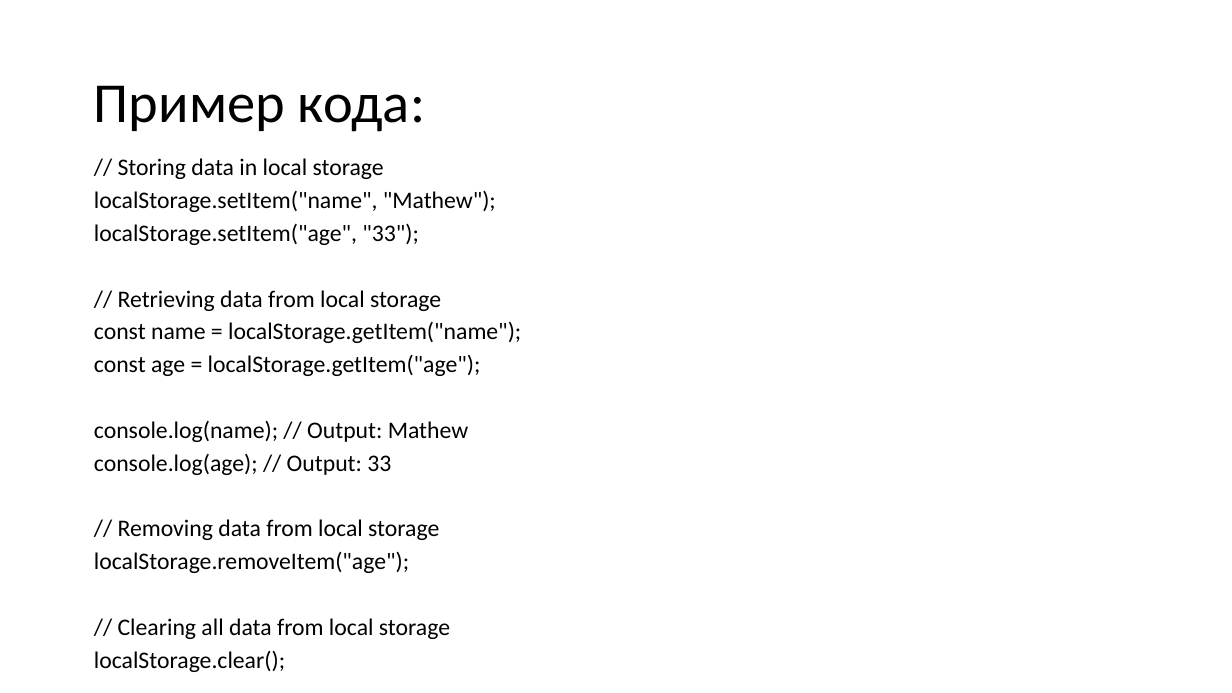
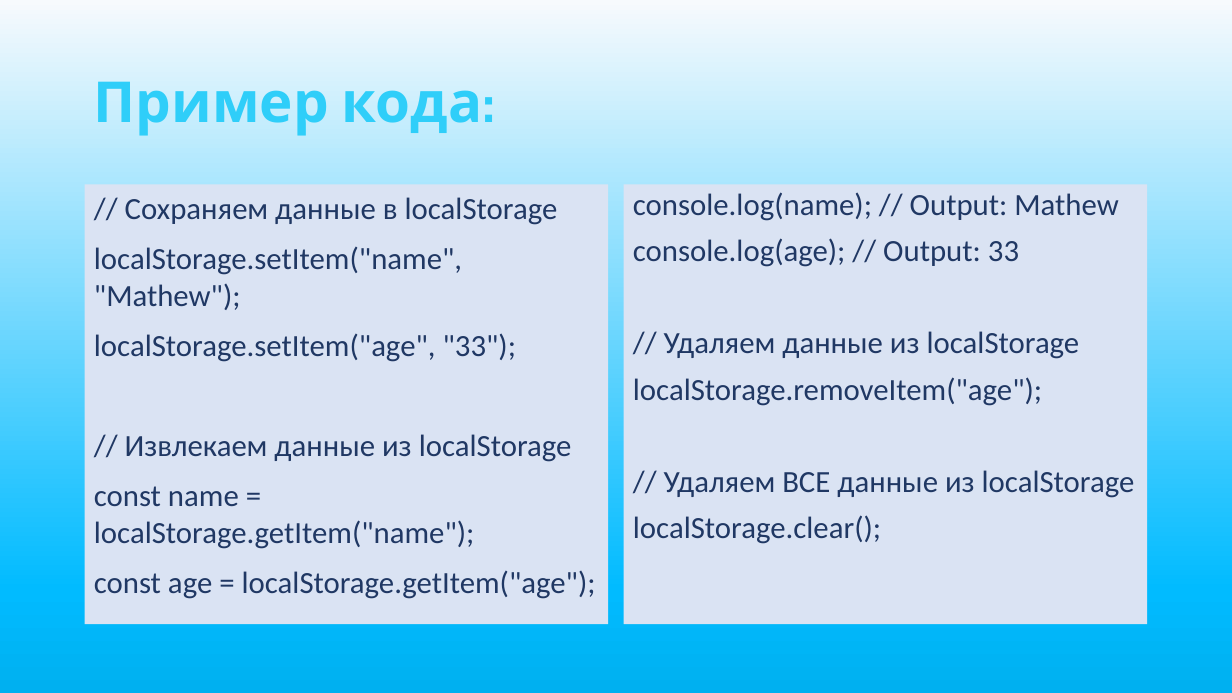
Before and after one commit to rrrrrrrrrrrrin/web-proj, a slide deck: slide 7 of web-proj.pptx. Drawn at 1232x693 pixels with LibreOffice and Linux fonts; fonts in the diff are those of the drawing. Boxes give left, top, right and bottom in pixels: in the first picture for what was removed or moved away, otherwise in the second. Text is boxed around its words. In the diff, an @@ line names an element or a change of style, - is before the commit and + after.

```diff
--- a/web-proj.pptx
+++ b/web-proj.pptx
@@ background #FFFFFF to gradient #F7FAFD to #01BBFF to #00B0F0 @@
@@ title "Пример кода:" at bbox=[94, 82, 496, 136]: font Calibri to Cabin, text colour #000000 to #2FCEF9, letter outline none to #7030A0 1.75 pt, bold on @@
@@ text "// Сохраняем данные в localStorage": place and size @@
-text "// Сохраняем данные в localStorage" at bbox=[94, 158, 521, 672]
+text "// Сохраняем данные в localStorage" at bbox=[85, 185, 609, 625]
@@ text "// Сохраняем данные в localStorage" at bbox=[85, 185, 609, 625]: fill none to #DAE3F3 @@
@@ text at bbox=[125, 197, 558, 225]: text changed; size 18.5 to 24.1 pt; text colour #000000 to #203864 @@
-// Storing data in local storage
+// Сохраняем данные в localStorage
@@ text added at bbox=[624, 185, 1148, 625], fill #DAE3F3, 24 pt, text #203864 @@
+console.log(name); // Output: Mathew
+console.log(age); // Output: 33
+// Удаляем данные из localStorage
+localStorage.removeItem("age");
+// Удаляем ВСЕ данные из localStorage
+localStorage.clear();
@@ text at bbox=[94, 247, 596, 599]: size 18.5 to 24.1 pt, text colour #000000 to #203864 in "localStorage.setItem("name", "Mathew");", "localStorage.setItem("age", "33");", "const name = localStorage.getItem("name");", "const age = localStorage.getItem("age");"; line spacing 0.7 to 1 @@
@@ text at bbox=[94, 421, 468, 672]: paragraphs removed @@
-console.log(name); // Output: Mathew
-console.log(age); // Output: 33
-// Removing data from local storage
-localStorage.removeItem("age");
-// Clearing all data from local storage
-localStorage.clear();
@@ text at bbox=[125, 434, 572, 462]: text changed; size 18.5 to 24.1 pt; text colour #000000 to #203864 @@
-// Retrieving data from local storage
+// Извлекаем данные из localStorage
```
Also in this commit, not shown: 14 other slides changed, 1 other file.
